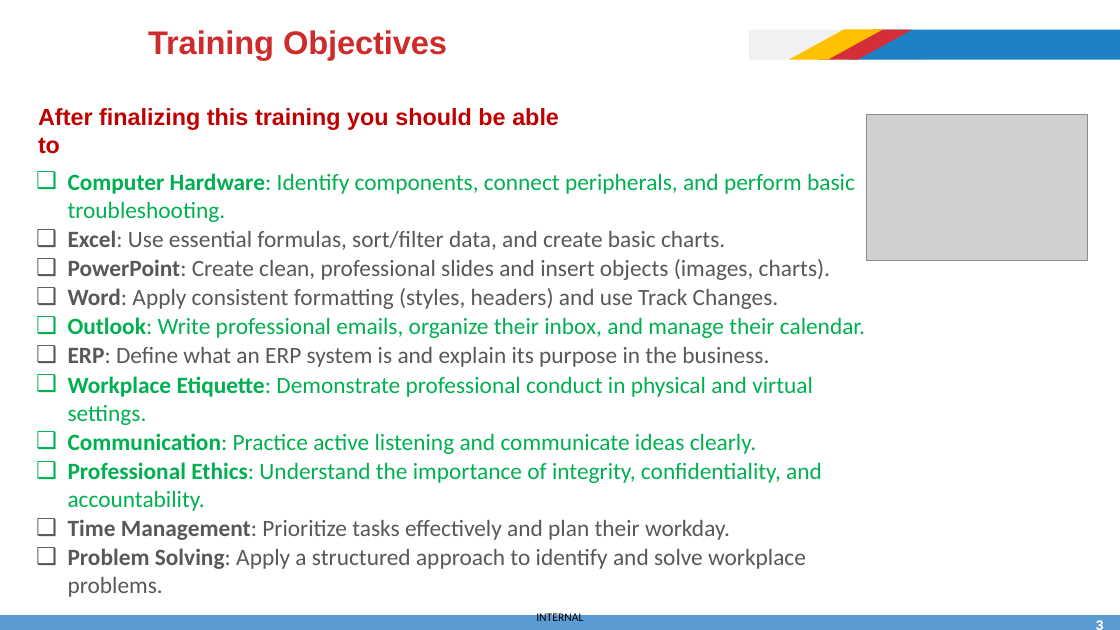
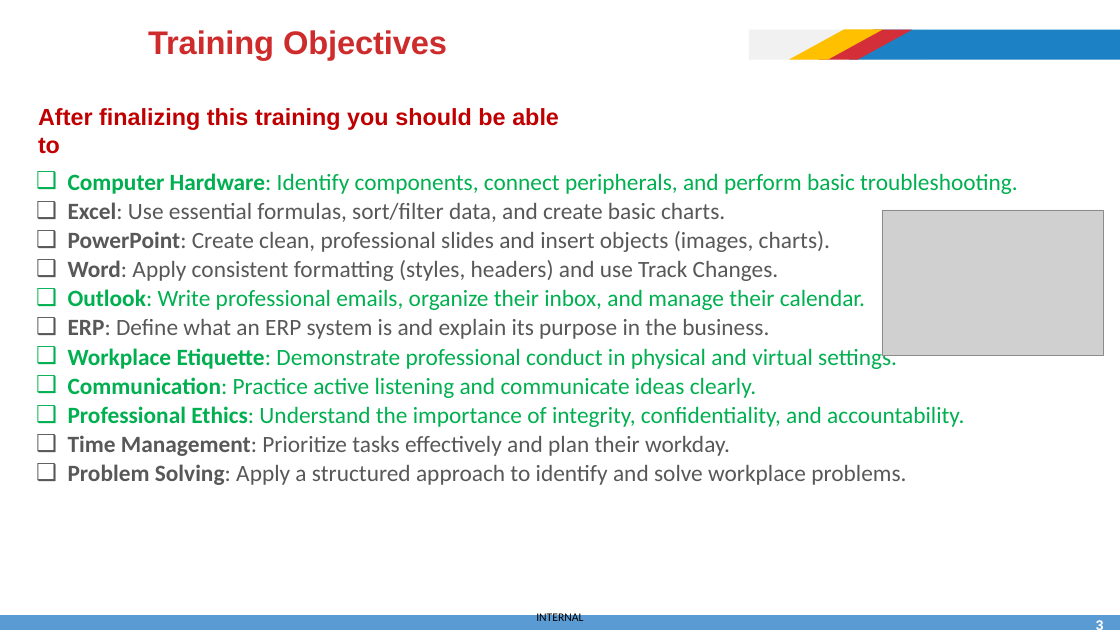
Before and after one commit to afathelbab/cnpc, a slide deck: slide 3 of computer-basics-soft-skills/day2/Computer Skills and Soft Skills - Lec-2.pptx. Drawn at 1120x630 pixels with LibreOffice and Linux fonts; fonts in the diff are those of the drawing; grey boxes stand for pictures; background and template pictures are left out. Boxes give left, top, right and bottom in pixels: in the first picture for what was removed or moved away, otherwise in the second. Text is boxed around its words. In the diff, an @@ line names an element or a change of style, - is before the commit and + after.

```diff
--- a/computer-basics-soft-skills/day2/Computer Skills and Soft Skills - Lec-2.pptx
+++ b/computer-basics-soft-skills/day2/Computer Skills and Soft Skills - Lec-2.pptx
@@ text "Computer Hardware: Identify components, connect ..." rewrapped from bbox=[68, 173, 865, 597] to bbox=[68, 173, 1018, 485] @@
@@ picture: place and size @@
-picture at bbox=[866, 115, 1088, 260]
+picture at bbox=[882, 210, 1104, 355]
```
